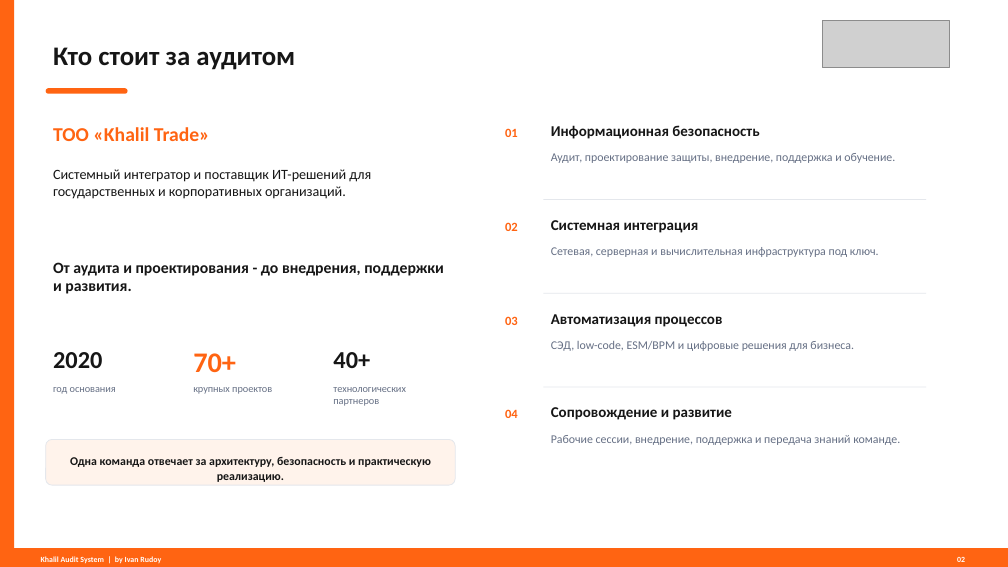
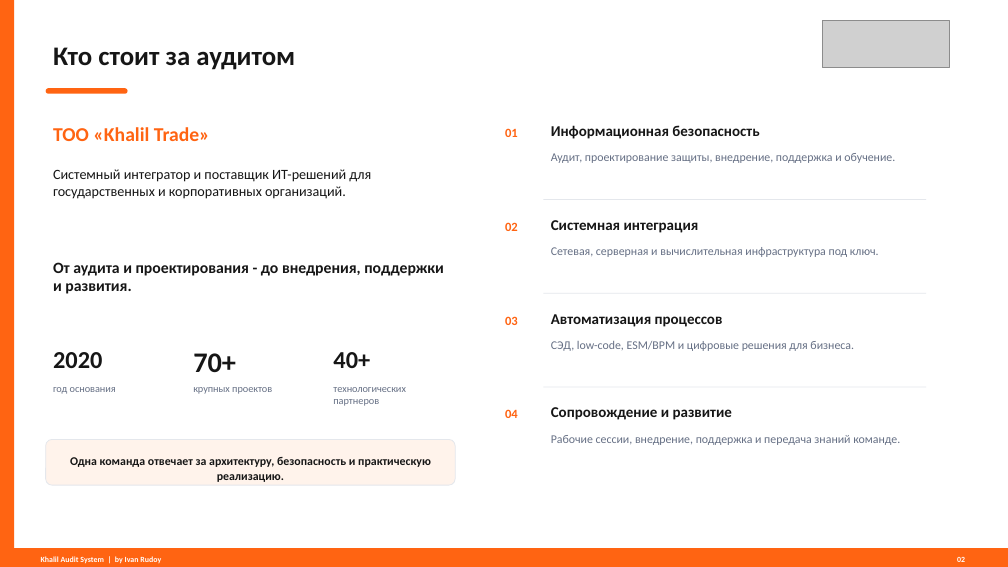
Before and after one commit to irudoy1982/Test, a slide deck: slide 2 of static/audit_presentation_khalil.pptx. Drawn at 1008x567 pixels with LibreOffice and Linux fonts; fonts in the diff are those of the drawing; grey boxes stand for pictures. Boxes give left, top, right and bottom in pixels: in the first picture for what was removed or moved away, otherwise in the second. Text is boxed around its words. In the diff, an @@ line names an element or a change of style, - is before the commit and + after.

```diff
--- a/static/audit_presentation_khalil.pptx
+++ b/static/audit_presentation_khalil.pptx
@@ text "70+" at box(193, 353, 236, 372): text colour #FF6412 to #161616 @@
```
Also in this commit, not shown: 6 other files.
